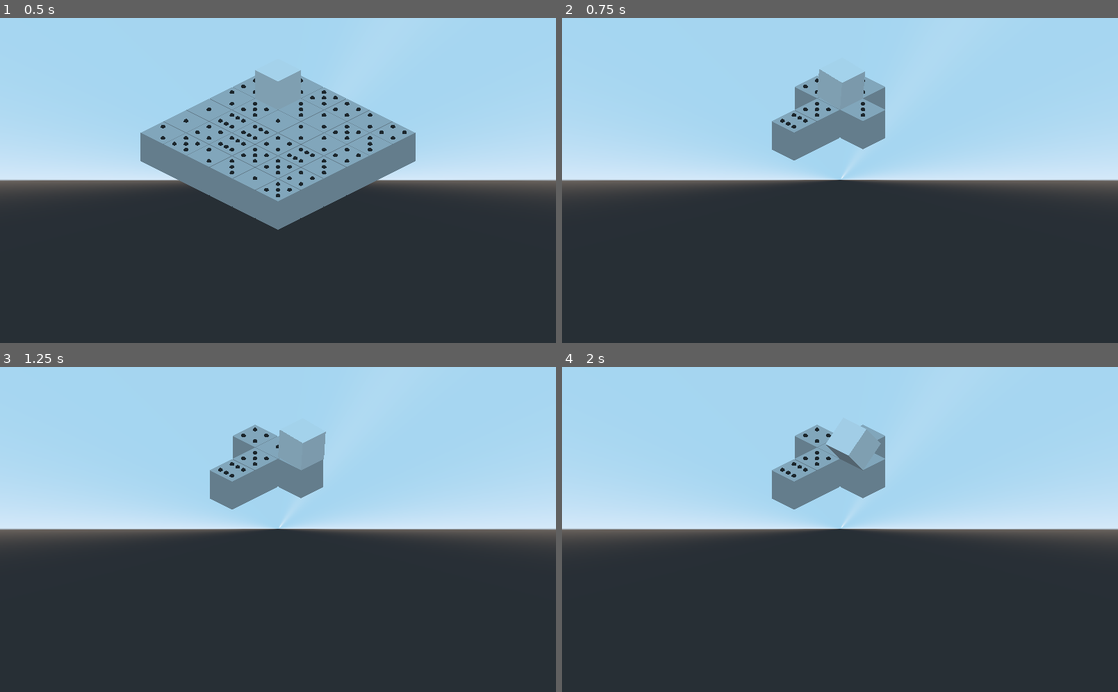
Above: before the commit, frames 1-4 (two rows, left to right).
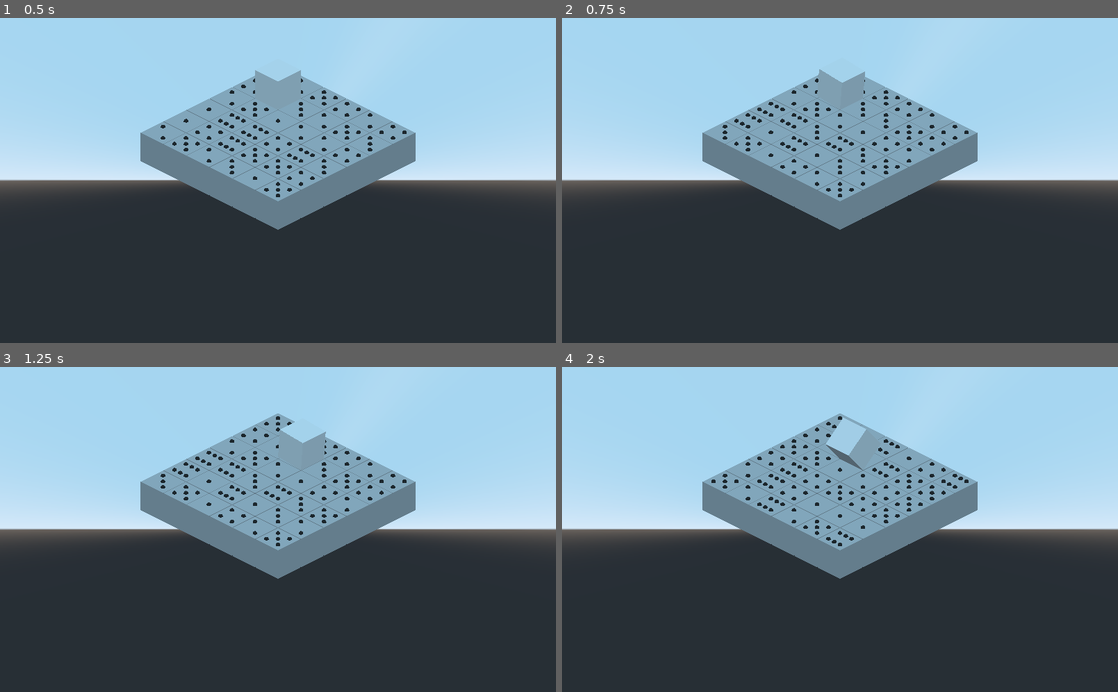
Above: after the commit, the same moments.

Repository: suaveware/gmtk-jam-2022
Game: Godot game, scene res://Main.tscn
The game is run twice, just before and just after one commit, with the same random seed, the same clock (stepped at 60 frames per second) and the same inputs.
Inputs:
- Up to frame 1 (0.5 s): no input
- Up to frame 2 (0.75 s): tap Enter at 0.5 s; hold D (roll_right) from 0.53 s (still down); tap R at 0.6 s
- Up to frame 3 (1.25 s): keep holding D (roll_right)
- Up to frame 4 (2 s): release D (roll_right) at 1.28 s; hold S (roll_down) from 1.28 s (still down); tap R at 1.35 s

Frame 1 is identical in both runs. In frame 2, 13% of the frame differs, in the area x 25-75%, y 17-66%; in frame 3, 13%; in frame 4, 13%, in the area x 25-75%, y 14-66%.

Commit message:
avoid holes when moving instead of edge of a square grid

Diff:
--- a/src/classes/Grid.gd
+++ b/src/classes/Grid.gd
@@ -27,6 +27,7 @@
 
 func load_level(level: Level = null):
 	for child in get_children():
+		positions = {}
 		child.queue_free()
 
 	if(level):
@@ -36,7 +37,7 @@
 		player.translation = Vector3(level.StartPosition.x* tile_size,1,level.StartPosition.y* tile_size) + translation
 	for i in range(0, width):
 		for j in range(0, height):
-			if(!positions[Vector2(i, j)]):
+			if(!positions.get(Vector2(i, j))):
 				instantiate_tile(i, j, rand_range(1,7))
 
 func instantiate_tile(x: int, y: int, value: int):
@@ -98,20 +99,26 @@
 	return lowest
 
 
-func player_can_roll(position: Vector3):
+func player_can_roll(direction: Vector3):
 	if owner.has_won:
 		return false
 
-	match(position):
-		Vector3.FORWARD:
-			return player_grid_position.y > 0
-		Vector3.BACK:
-			return player_grid_position.y < height-1
-		Vector3.RIGHT:
-			return player_grid_position.x < width-1
-		Vector3.LEFT:
-			return player_grid_position.x > 0
-	return false
+	var target_grid_position = player_grid_position + Vector2(direction.x, direction.z)
+
+	return not not positions.get(target_grid_position)
+
+
+#	match(direction):
+#		Vector3.FORWARD:
+#
+#			return player_grid_position.y > 0
+#		Vector3.BACK:
+#			return player_grid_position.y < height-1
+#		Vector3.RIGHT:
+#			return player_grid_position.x < width-1
+#		Vector3.LEFT:
+#			return player_grid_position.x > 0
+#	return false
 
 
 func calculate_facing_points(current_face_value, tile, facing_down_direction) -> int:
